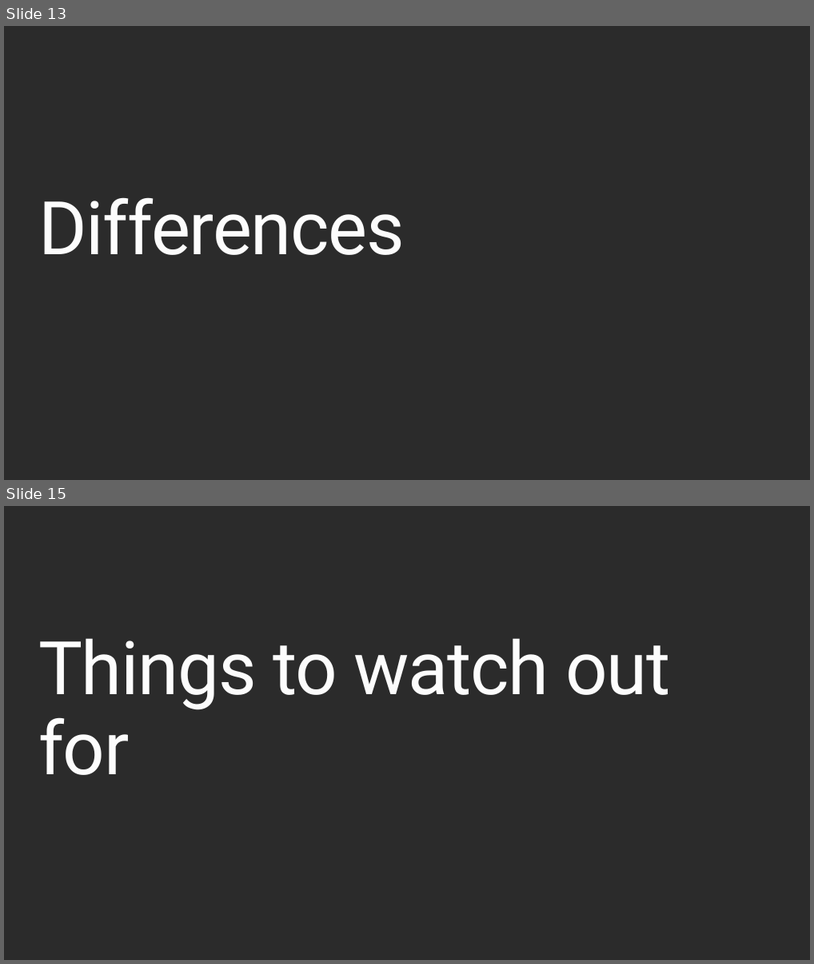
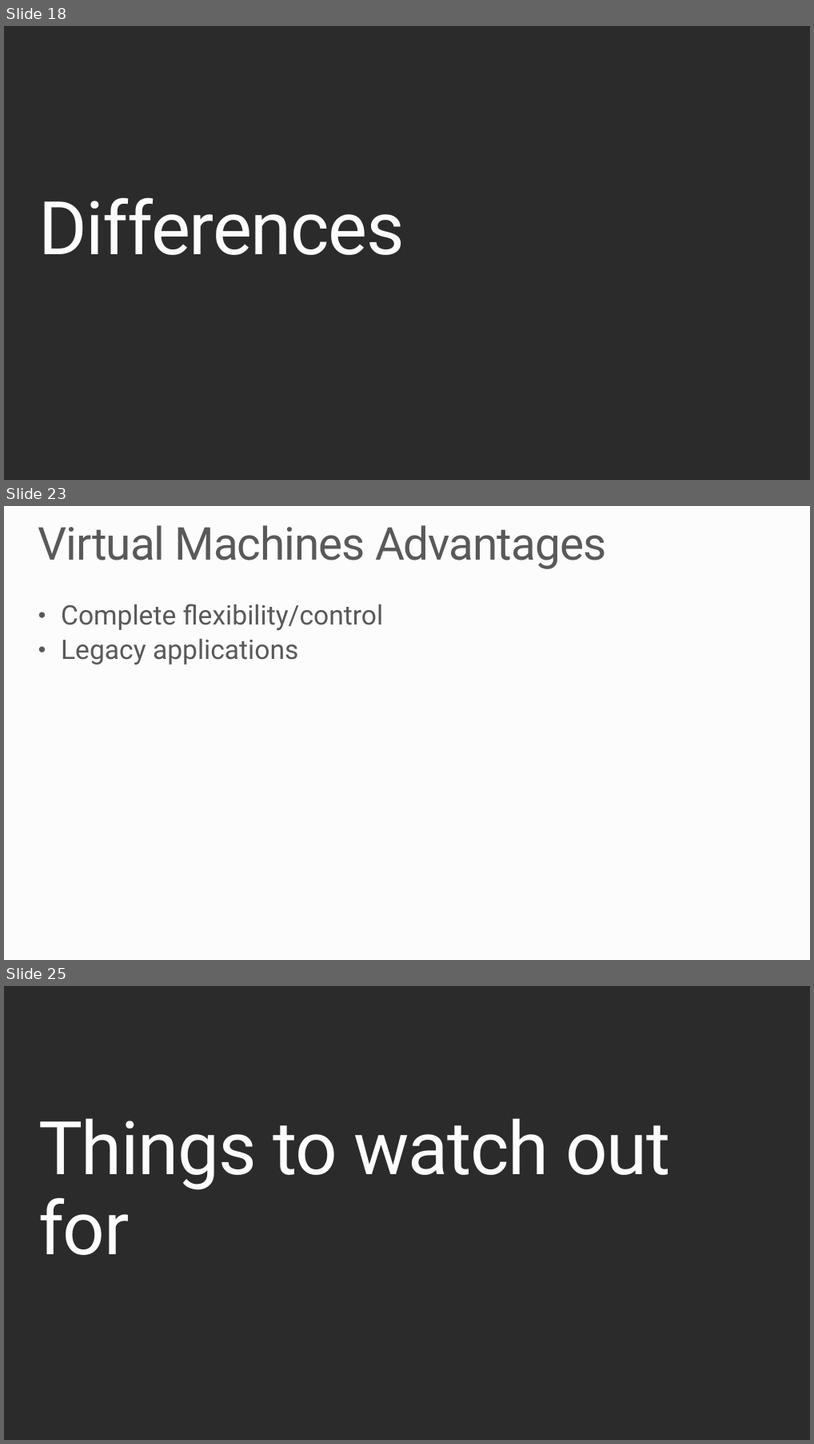
Before and after one commit to robdmoore/AzureWebAppsPresentation, a slide deck: Presentation.pptx. Shown one above the other, each under a label of ours: slides 13 and 15 before the commit, slides 18, 23 and 25 after it; the slides between them are not shown. The pictures are 814x964 and 814x1444 pixels, drawn with LibreOffice and Linux fonts; fonts in the diff are those of the drawing; background and template pictures are left out; a plain dark background stands for a picture behind light text. Boxes give left, top, right and bottom in pixels: in the first picture for what was removed or moved away, otherwise in the second. Text is boxed around its words. In the diff, an @@ line names an element or a change of style, - is before the commit and + after.

```diff
--- a/Presentation.pptx
+++ b/Presentation.pptx
@@ slide 23 added at box(4, 506, 810, 960), background #FCFCFC @@
@@ title added at box(38, 525, 606, 569), 54 pt, text #595959 @@
+Virtual Machines Advantages
@@ text added at box(61, 604, 384, 664), 32 pt, text #595959 @@
+• Complete flexibility/control
+• Legacy applications
@@ what was slide 13 is now slide 18 @@
@@ what was slide 15 is now slide 25 @@
```
Also in this commit, not shown: 2 slides changed, 17 other slides added, 5 slides removed.
